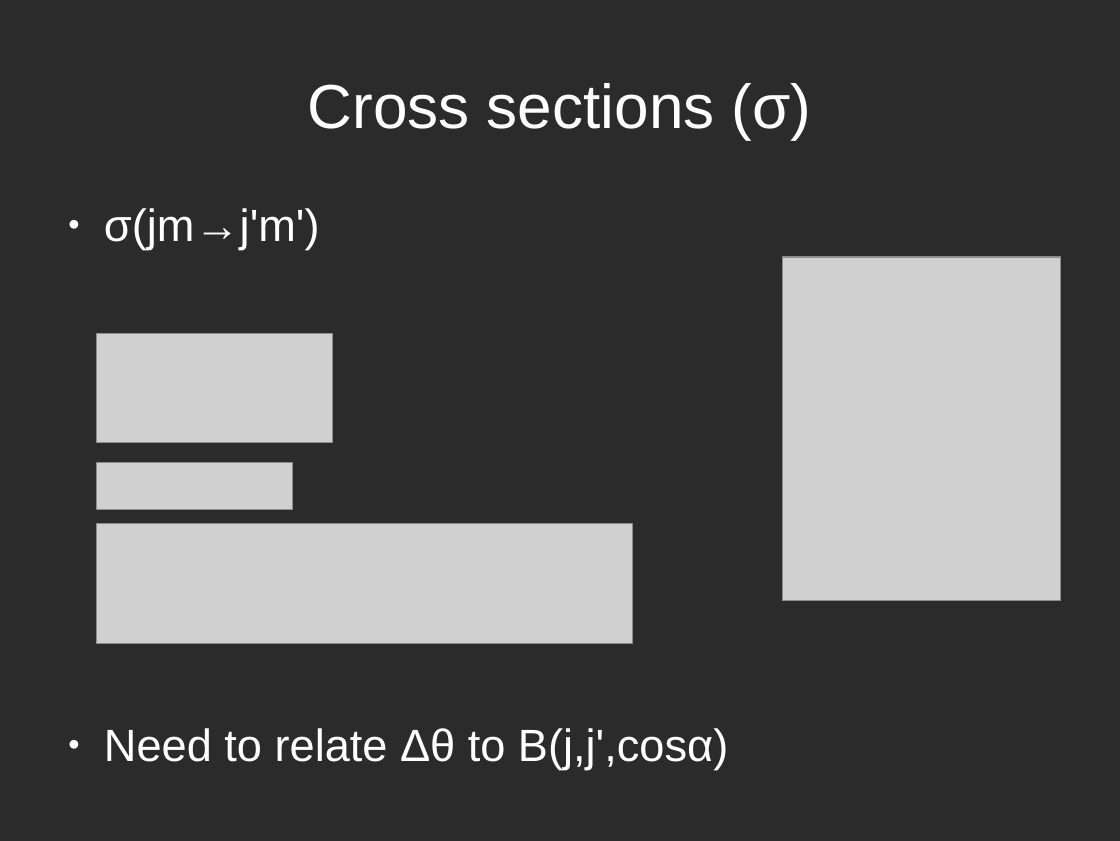
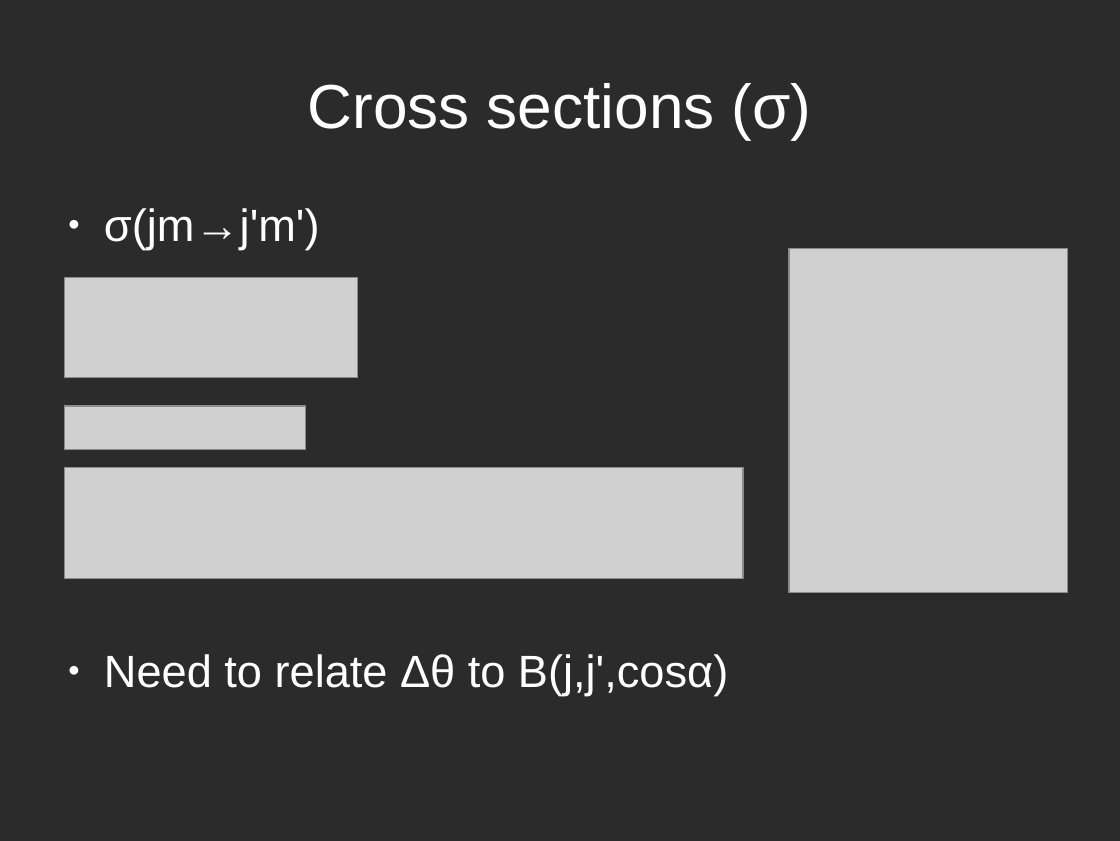
Before and after one commit to atowneND/HeNaK_Collisions, a slide deck: slide 14 of Presentation.odp. Drawn at 1120x841 pixels with LibreOffice and Linux fonts; fonts in the diff are those of the drawing; grey boxes stand for pictures; background and template pictures are left out; a plain dark background stands for a picture behind light text. Boxes give left, top, right and bottom in pixels: in the first picture for what was removed or moved away, otherwise in the second. Text is boxed around its words. In the diff, an @@ line names an element or a change of style, - is before the commit and + after.

```diff
--- a/Presentation.odp
+++ b/Presentation.odp
@@ text "σ(jm→j'm')" rewrapped from box(104, 208, 728, 770) to box(104, 208, 728, 696) @@
@@ picture: place and size @@
-picture at box(783, 257, 1061, 601)
+picture at box(789, 248, 1067, 592)
@@ picture: place and size @@
-picture at box(97, 333, 332, 442)
+picture at box(64, 277, 358, 378)
@@ picture: place and size @@
-picture at box(97, 461, 293, 509)
+picture at box(64, 406, 305, 449)
@@ picture: place and size @@
-picture at box(97, 523, 632, 644)
+picture at box(64, 468, 743, 578)
```
Also in this commit, not shown: 5 other slides changed, 8 other files.
